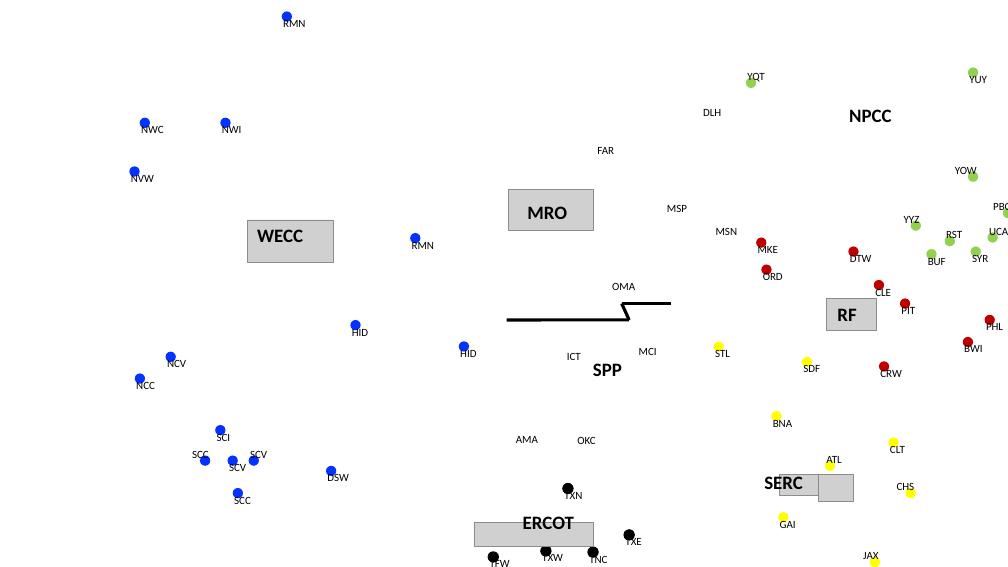
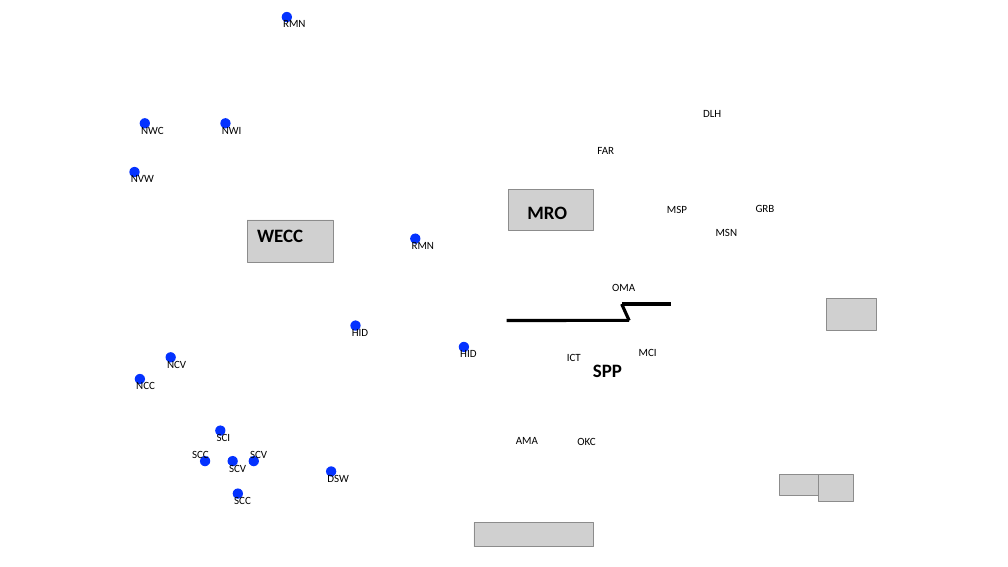
Before and after one commit to slacgismo/loadinsight, a slide deck: slide 5 of nercmap/citymap.pptx. Drawn at 1008x567 pixels with LibreOffice and Linux fonts; fonts in the diff are those of the drawing; grey boxes stand for pictures; background and template pictures are left out. Boxes give left, top, right and bottom in pixels: in the first picture for what was removed or moved away, otherwise in the second. Text is boxed around its words. In the diff, an @@ line names an element or a change of style, - is before the commit and + after.

```diff
--- a/nercmap/citymap.pptx
+++ b/nercmap/citymap.pptx
@@ text removed at (849,109,891,122) @@
-NPCC
@@ ellipse added at (754,197,765,207), fill #FFFFFF, 10.5 pt, text #000000 @@
+GRB
@@ ellipse removed at (911,221,922,231) @@
-YYZ
@@ group removed at (488,67,1008,567): 29 ellipses @@
-TFW
-TXN
-TXE
-TNC
-TXW
-MKE
-ORD
-DTW
-CLE
-PIT
-CRW
-BWI
-PHL
-STL
-SDF
-CLT
-CHS
-ATL
-JAX
-GAI
-BNA
-YOW
-YUY
-YQT
-PBG
-UCA
-SYR
-RST
-BUF
@@ text removed at (837,308,856,321) @@
-RF
@@ text removed at (764,474,803,495) @@
-SERC
@@ text removed at (523,514,574,529) @@
-ERCOT
```
Also in this commit, not shown: 4 other slides changed.
